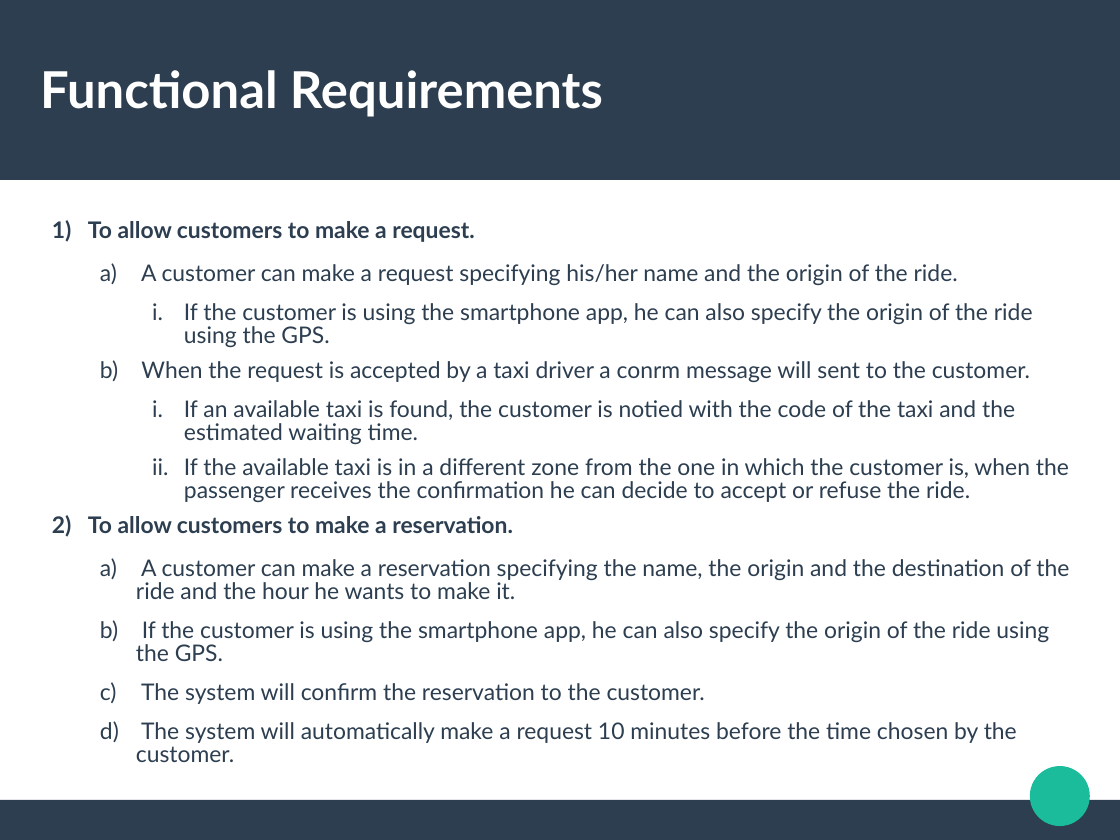
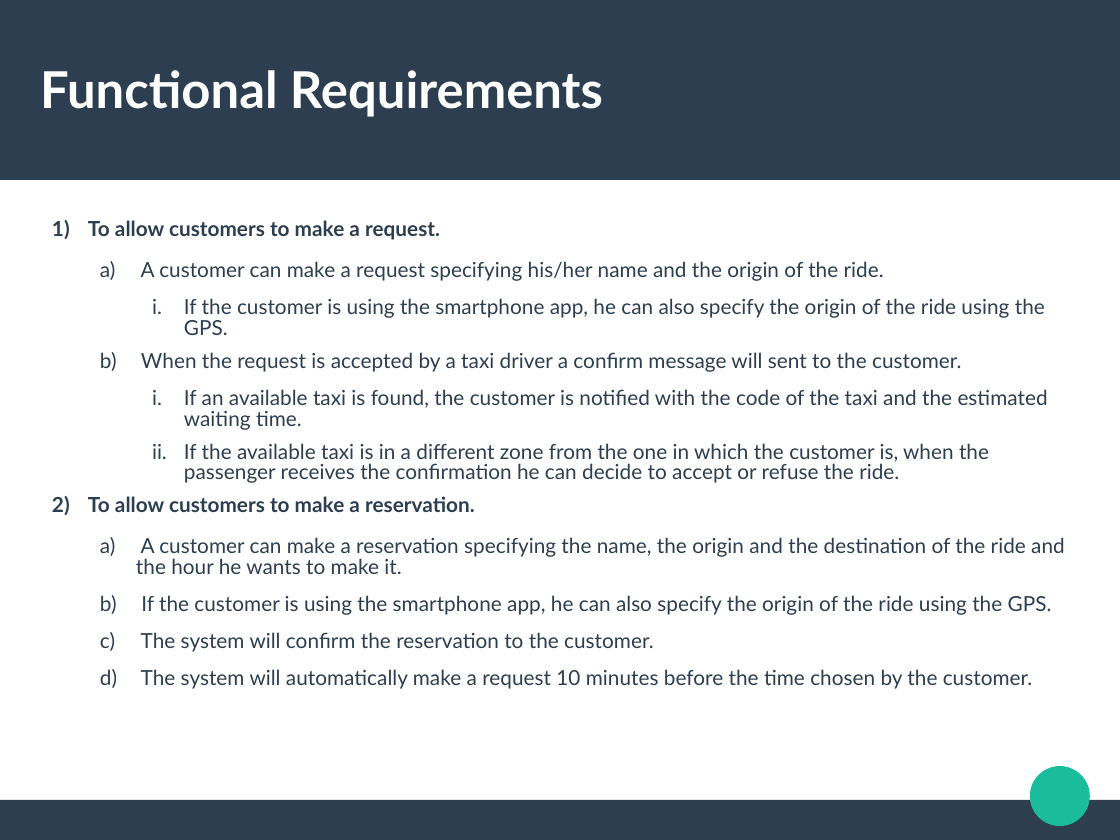
Before and after one commit to fusiled/fusi-locatelli-ingsw2, a slide deck: slide 5 of reviewSlides/rasd.odp. Drawn at 1120x840 pixels with LibreOffice and Linux fonts; fonts in the diff are those of the drawing. Boxes give left, top, right and bottom in pixels: in the first picture for what was removed or moved away, otherwise in the second. Text is boxed around its words. In the diff, an @@ line names an element or a change of style, - is before the commit and + after.

```diff
--- a/reviewSlides/rasd.odp
+++ b/reviewSlides/rasd.odp
@@ text at <box>88,220,1065,689</box>: size 16.1 to 14.7 pt in "To allow customers to make a request.", "A customer can make a request specifying ...", "If the customer is using the smartphone ...", "If the available taxi is in a ..." and 5 more places @@
@@ text at <box>141,352,1048,430</box>: text changed; size 16.1 to 14.7 pt @@
-  b) When the request is accepted by a taxi driver a conrm message will sent to the customer.
-    i. If an available taxi is found, the customer is notied with the code of the taxi and the estimated waiting time.
+  b) When the request is accepted by a taxi driver a confirm message will sent to the customer.
+    i. If an available taxi is found, the customer is notified with the code of the taxi and the estimated waiting time.
```
Also in this commit, not shown: 2 other files.
